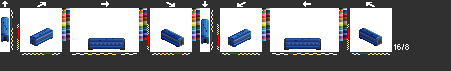
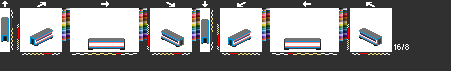
Revision of a layered (451, 71) image; what changed, layer by layer:
added layer "ffpride2" above "ffpride1" over (x1=1, y1=17, x2=382, y2=49)
